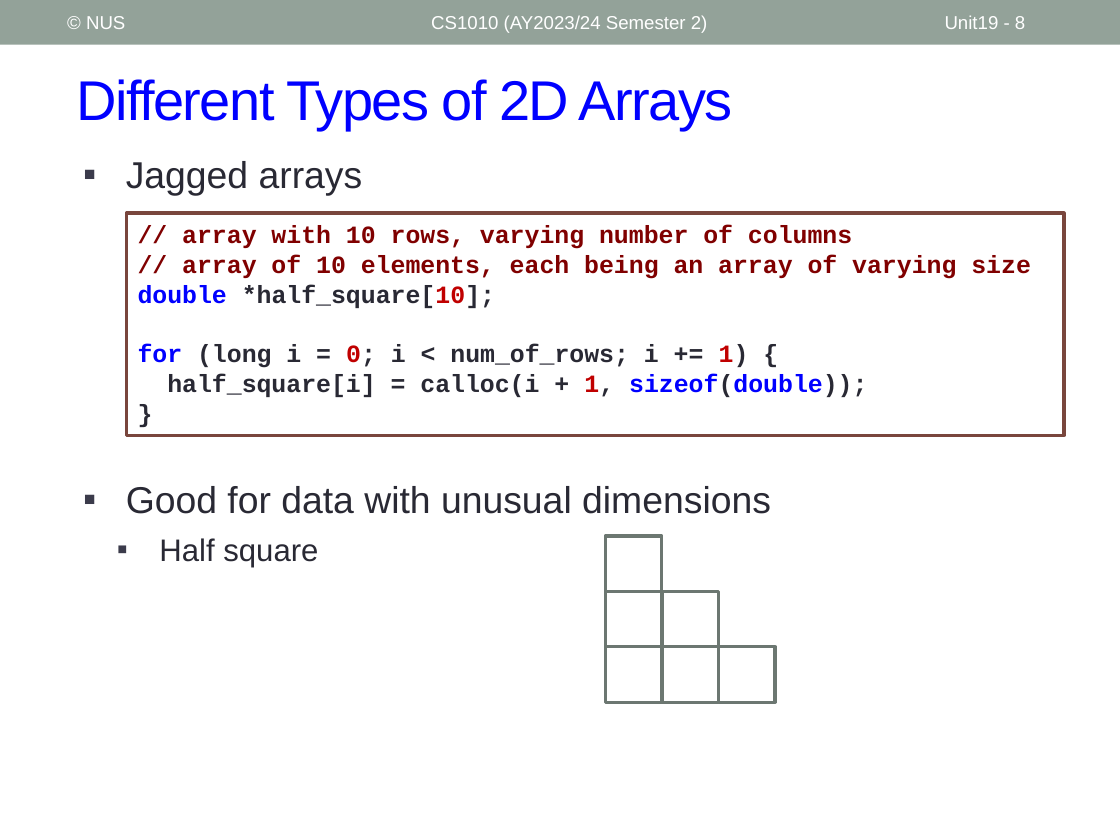
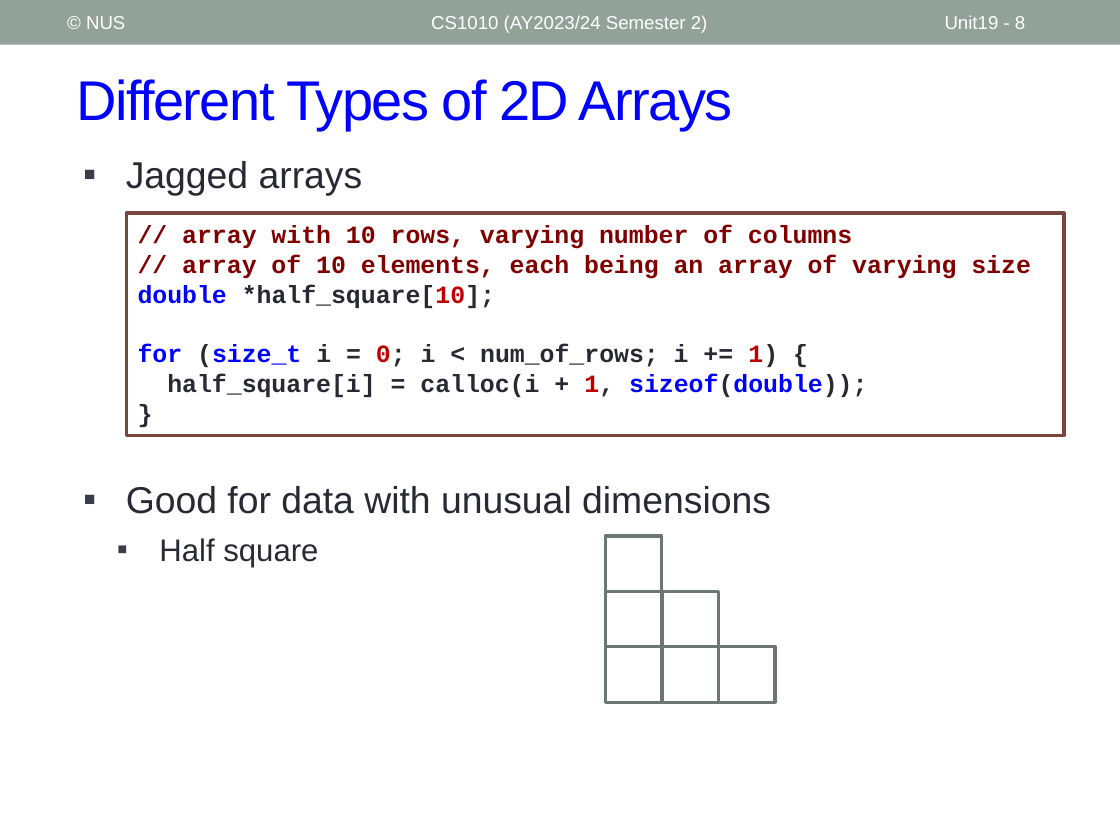
Before and after one commit to nus-cs1010-2425-s2/website, a slide deck: slide 8 of slides/Unit19_Multi-Dimensional Arrays.pptx. Drawn at 1120x840 pixels with LibreOffice and Linux fonts; fonts in the diff are those of the drawing. Boxes give left, top, right and bottom in pixels: in the first picture for what was removed or moved away, otherwise in the second. Text is boxed around its words. In the diff, an @@ line names an element or a change of style, - is before the commit and + after.

```diff
--- a/slides/Unit19_Multi-Dimensional Arrays.pptx
+++ b/slides/Unit19_Multi-Dimensional Arrays.pptx
@@ text in rectangle at (138, 344, 778, 367): text changed @@
-for (long i = 0; i < num_of_rows; i += 1) {
+for (size_t i = 0; i < num_of_rows; i += 1) {
```
Also in this commit, not shown: 4 other slides changed, 2 slides added, 1 slide removed, 4 other files.
